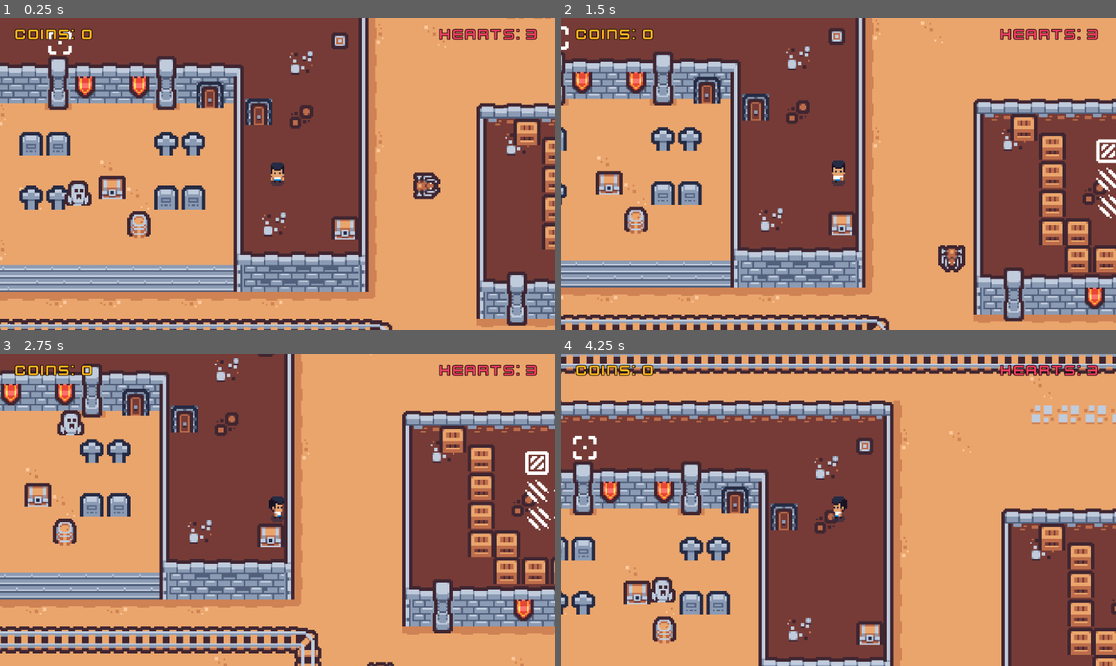
Above: before the commit, frames 1-4 (two rows, left to right).
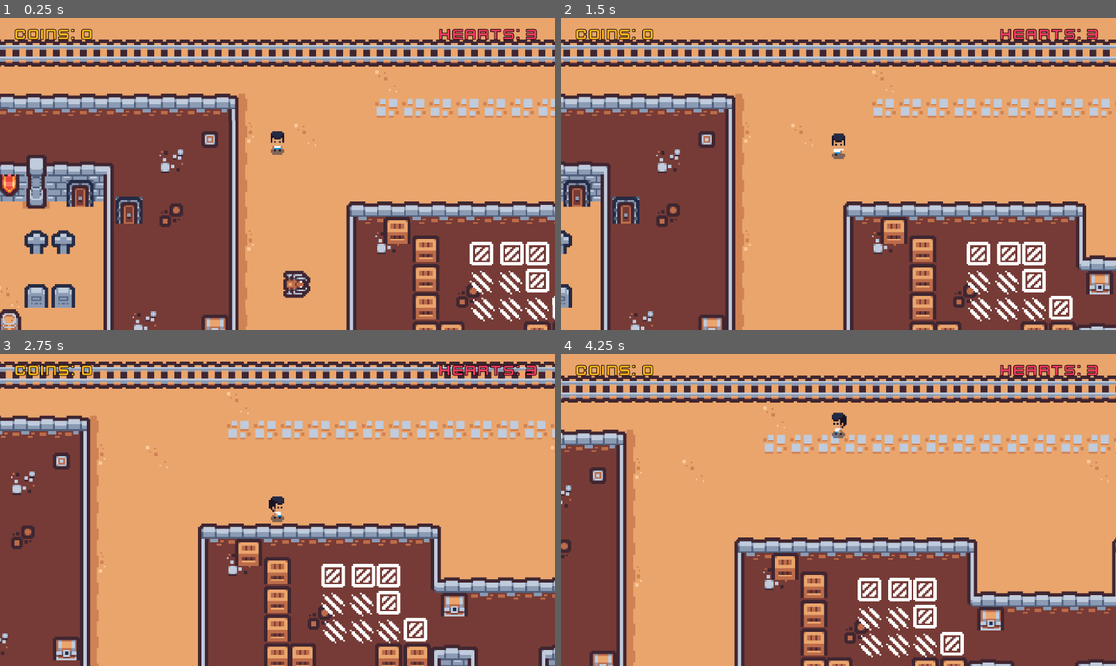
Above: after the commit, the same moments.

Repository: ki8yk8/game-dev-resolution
Game: Godot game, scene res://scenes/game_play.tscn
Same seed, same stepped clock (60 frames per second), same inputs: the game is played once before the commit and once after it. Sound files missing from this copy of the repository are replaced by a short silence.
Inputs (mouse positions are in pixels of both pictures, inside the frame that each line leads up to):
- Up to frame 1 (0.25 s): no input
- Up to frame 2 (1.5 s): tap Enter at 0.5 s; move the mouse to (960, 158) at 0.52 s; hold D (right) 0.53-1.28 s; tap Space (action) at 0.6 s; click (960, 158) at 0.67 s; move the mouse to (727, 189) at 1.27 s; hold Down (down) from 1.28 s (still down); tap Alt at 1.35 s
- Up to frame 3 (2.75 s): move the mouse to (333, 441) at 2.02 s; release Down (down) at 2.03 s; hold D (right) from 2.03 s (still down); tap Shift at 2.1 s
- Up to frame 4 (4.25 s): move the mouse to (810, 572) at 2.77 s; release D (right) at 2.78 s; hold Up (up) 2.78-3.53 s; tap Space (action) at 2.85 s; click (810, 572) at 2.92 s; move the mouse to (1005, 556) at 3.52 s; hold A (left) from 3.53 s (still down); tap Alt at 3.6 s

The runs differ from the first frame. In frame 1, 80% of the frame differs, in the area x 0-100%, y 0-100%; in frame 2, 79%; in frame 3, 77%; in frame 4, 66%.

Commit message:
adds more sfx for better gameplay

Diff:
--- a/scenes/aatma.tscn
+++ b/scenes/aatma.tscn
@@ -20,3 +20,5 @@
 [node name="Sprite2D" type="Sprite2D" parent="." unique_id=354111626]
 rotation = 3.1415927
 texture = SubResource("AtlasTexture_5f1n7")
+
+[connection signal="body_entered" from="." to="." method="_on_body_entered"]
--- a/scenes/game_play.tscn
+++ b/scenes/game_play.tscn
@@ -588,7 +588,7 @@
 [node name="Player" parent="." unique_id=1116653195 instance=ExtResource("2_swo0f")]
 unique_name_in_owner = true
 z_index = 2
-position = Vector2(538, -38)
+position = Vector2(615, -115)
 
 [node name="Camera2D" type="Camera2D" parent="Player" unique_id=1878565070]
 zoom = Vector2(3.5, 3.5)
--- a/scenes/ghost.tscn
+++ b/scenes/ghost.tscn
@@ -2,6 +2,7 @@
 
 [ext_resource type="Script" uid="uid://vxk1kjb34epb" path="res://scripts/ghost.gd" id="1_l5lq6"]
 [ext_resource type="Texture2D" uid="uid://6bw8exb71kll" path="res://assets/png/dungeon/tilemap.png" id="1_t76o2"]
+[ext_resource type="AudioStream" uid="uid://dt28riw0jkd0s" path="res://assets/sounds/ghost.mp3" id="3_bbnym"]
 
 [sub_resource type="RectangleShape2D" id="RectangleShape2D_l5lq6"]
 size = Vector2(18, 18)
@@ -9,6 +10,9 @@
 [sub_resource type="AtlasTexture" id="AtlasTexture_bbnym"]
 atlas = ExtResource("1_t76o2")
 region = Rect2(51, 153, 16, 16)
+
+[sub_resource type="CircleShape2D" id="CircleShape2D_l5lq6"]
+radius = 63.0
 
 [node name="Ghost" type="Area2D" unique_id=162614005]
 collision_mask = 2
@@ -21,4 +25,14 @@
 rotation = 3.1415927
 texture = SubResource("AtlasTexture_bbnym")
 
+[node name="howlingCollision" type="Area2D" parent="." unique_id=1896384841]
+collision_mask = 2
+
+[node name="howlingCollisionShape" type="CollisionShape2D" parent="howlingCollision" unique_id=1453288423]
+shape = SubResource("CircleShape2D_l5lq6")
+
+[node name="howlingSfx" type="AudioStreamPlayer2D" parent="." unique_id=1334846115]
+stream = ExtResource("3_bbnym")
+
 [connection signal="body_entered" from="." to="." method="_on_body_entered"]
+[connection signal="body_entered" from="howlingCollision" to="." method="_on_howling_collision_body_entered"]
--- a/scenes/shooter.tscn
+++ b/scenes/shooter.tscn
@@ -2,7 +2,7 @@
 
 [ext_resource type="Script" uid="uid://brxq187ees1wl" path="res://scripts/shooter.gd" id="1_1e8ai"]
 [ext_resource type="Texture2D" uid="uid://6bw8exb71kll" path="res://assets/png/dungeon/tilemap.png" id="2_lynhg"]
-[ext_resource type="AudioStream" uid="uid://bxy2wwrd4ylln" path="res://assets/sounds/press.mp3" id="3_lynhg"]
+[ext_resource type="AudioStream" uid="uid://kaeia37ll83w" path="res://assets/sounds/fire_in_the_hole.mp3" id="3_lynhg"]
 
 [sub_resource type="AtlasTexture" id="AtlasTexture_mger4"]
 atlas = ExtResource("2_lynhg")
@@ -26,7 +26,7 @@
 
 [node name="Marker2D" type="Marker2D" parent="." unique_id=2090923217]
 
-[node name="pressSfx" type="AudioStreamPlayer2D" parent="." unique_id=887624061]
+[node name="AudioStreamPlayer2D" type="AudioStreamPlayer2D" parent="." unique_id=1195851864]
 stream = ExtResource("3_lynhg")
 
 [connection signal="body_entered" from="Raycast" to="." method="_on_raycast_body_entered"]
--- a/scripts/aatma.gd
+++ b/scripts/aatma.gd
@@ -1 +1,7 @@
 extends Area2D
+
+func _on_body_entered(body: Node2D) -> void:
+	if body is not Player:
+		return
+
+	body.hit()
--- a/scripts/ghost.gd
+++ b/scripts/ghost.gd
@@ -1,5 +1,11 @@
 extends Area2D
+
+@onready var howlingSfx = $howlingSfx
 
 func _on_body_entered(body: Node2D) -> void:
 	if body is Player:
 		GameManager.update_hearts(-1)
+
+func _on_howling_collision_body_entered(body: Node2D) -> void:
+	if body is Player:
+		howlingSfx.play()
--- a/scripts/shooter.gd
+++ b/scripts/shooter.gd
@@ -4,7 +4,7 @@
 
 @onready var raycast:Area2D = $Raycast
 @onready var shootingOrigin: Marker2D = $Marker2D
-@onready var pressSfx:AudioStreamPlayer2D = $pressSfx
+@onready var fireInTheHoleSfx: AudioStreamPlayer2D = $AudioStreamPlayer2D
 
 @export var shooter_scene: PackedScene = preload("res://scenes/shooter_sword.tscn")
 
@@ -15,8 +15,7 @@
 		raycast.rotation_degrees = raycast.rotation_degrees-360
 
 func _on_raycast_body_entered(body: Node2D) -> void:
-	pressSfx.play()
-	await pressSfx.finished
+	fireInTheHoleSfx.play()
 	var bullet:Area2D = shooter_scene.instantiate()
 	get_tree().current_scene.add_child(bullet)
 	bullet.global_position = shootingOrigin.global_position
Not shown, added: assets/sounds/fire_in_the_hole.mp3.import
Not shown, added: assets/sounds/ghost.mp3.import
Not shown, added: assets/sounds/fire_in_the_hole.mp3
Not shown, added: assets/sounds/ghost.mp3
Not shown, changed: readme.md
